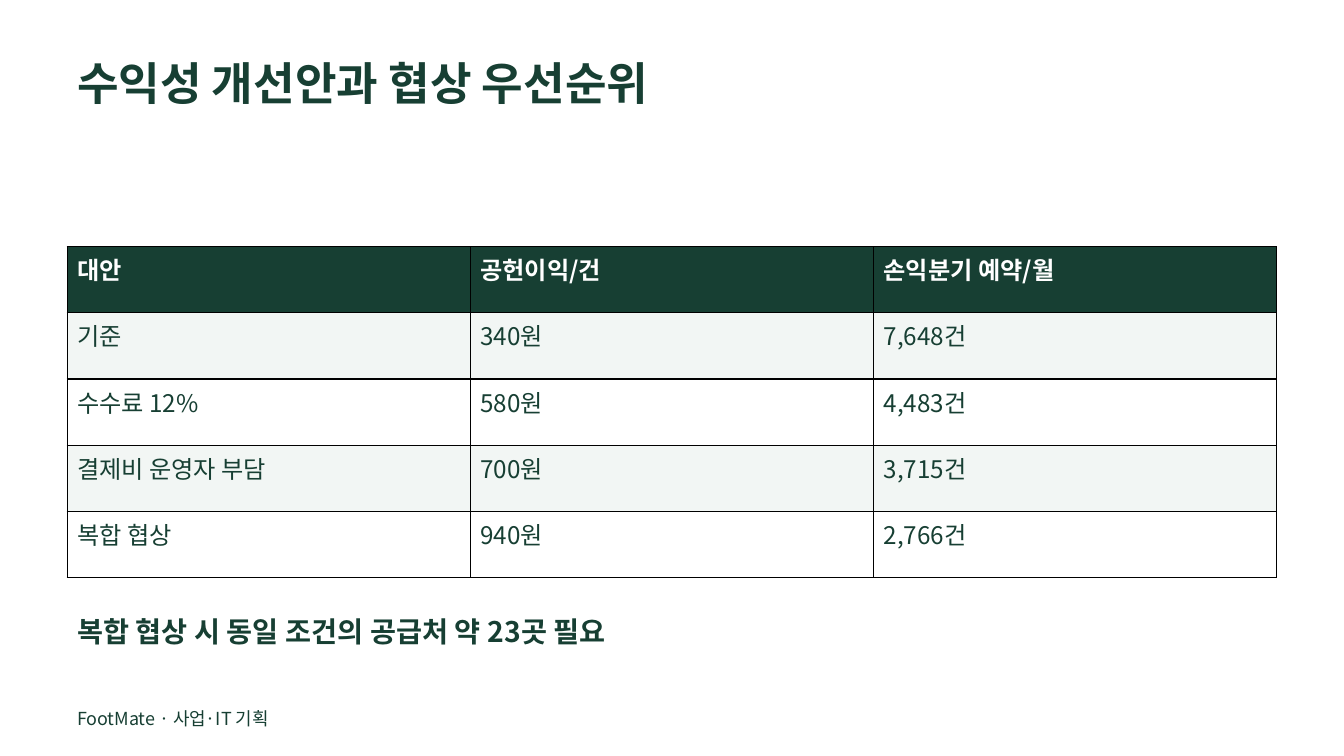
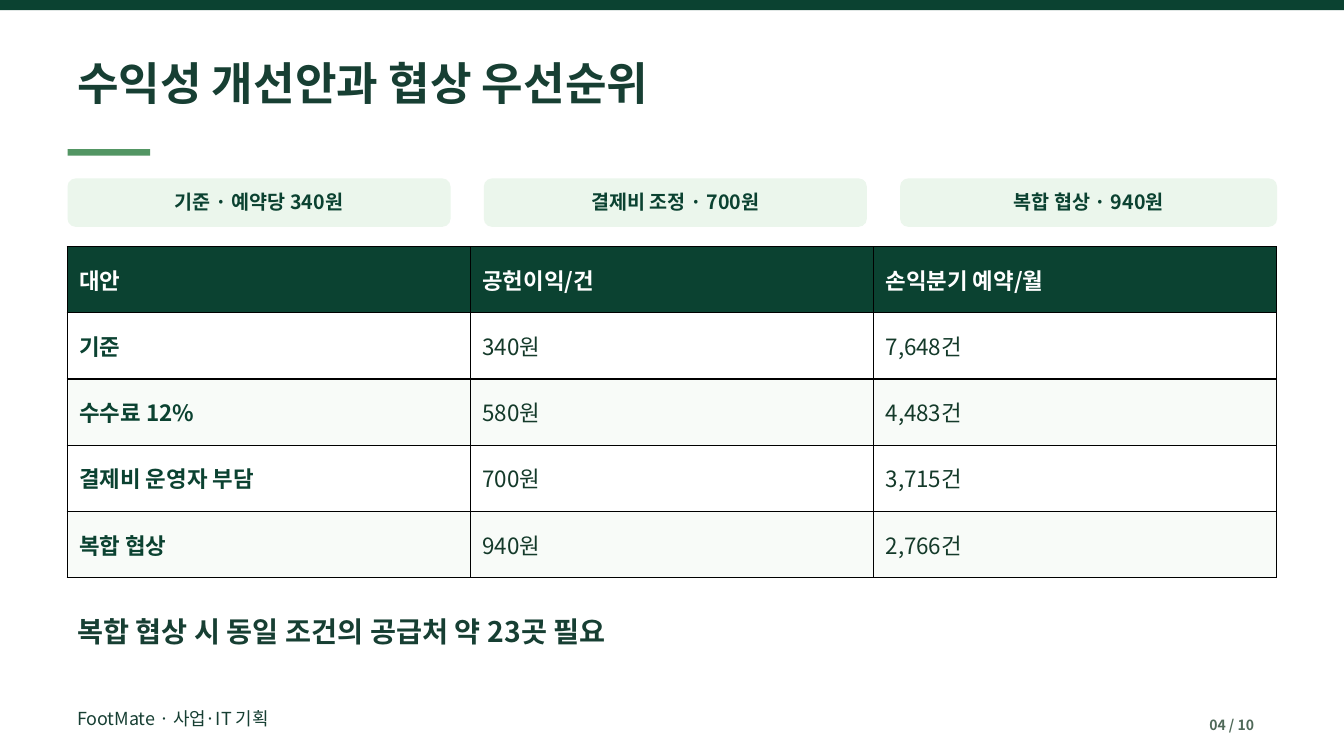
Before and after one commit to dohyunkimmm/footmate, a slide deck: slide 4 of src/case-study/downloads/footmate_report.pptx. Drawn at 1344x756 pixels with LibreOffice and Linux fonts; fonts in the diff are those of the drawing. Boxes give left, top, right and bottom in pixels: in the first picture for what was removed or moved away, otherwise in the second. Text is boxed around its words. In the diff, an @@ line names an element or a change of style, - is before the commit and + after.

```diff
--- a/src/case-study/downloads/footmate_report.pptx
+++ b/src/case-study/downloads/footmate_report.pptx
@@ rectangle added at [0, 0, 1344, 10], fill #0B4231 @@
@@ rectangle added at [68, 149, 150, 156], fill #539664 @@
@@ rounded rectangle added at [68, 178, 451, 227], fill #EBF6EC @@
@@ rounded rectangle added at [484, 178, 867, 227], fill #EBF6EC @@
@@ rounded rectangle added at [900, 178, 1277, 227], fill #EBF6EC @@
@@ text added at [175, 192, 343, 211], 14 pt, text #0B4231, bold @@
+기준 · 예약당 340원
@@ text added at [591, 192, 760, 211], 14 pt, text #0B4231, bold @@
+결제비 조정 · 700원
@@ text added at [1014, 192, 1164, 211], 14 pt, text #0B4231, bold @@
+복합 협상 · 940원
@@ table at [68, 247, 1277, 578] @@
@@ fill #173F33 to #0B4231 in row 1 @@
@@ fill #F2F6F4 to #FFFFFF in 6 cells @@
@@ fill #FFFFFF to #F8FBF8 in 6 cells @@
@@ size 17.2 to 16 pt @@
@@ text colour #173F33 to #0B4231, bold on in "기준", "수수료 12%", "결제비 운영자 부담", "복합 협상" @@
@@ text colour #173F33 to #143A2A in "340원", "7,648건", "580원", "4,483건" and 4 more places @@
@@ text added at [1209, 719, 1254, 730], 10 pt, text #4F6958, bold @@
+04 / 10
```
Also in this commit, not shown: 9 other slides changed, 7 other files.
